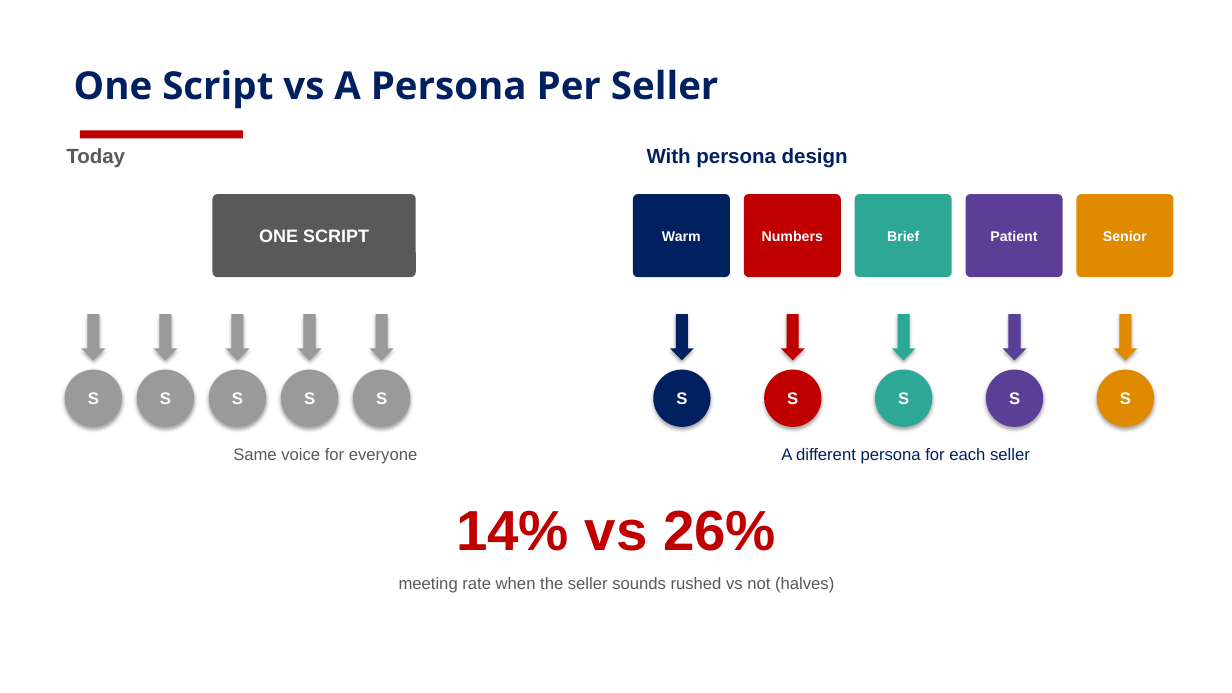
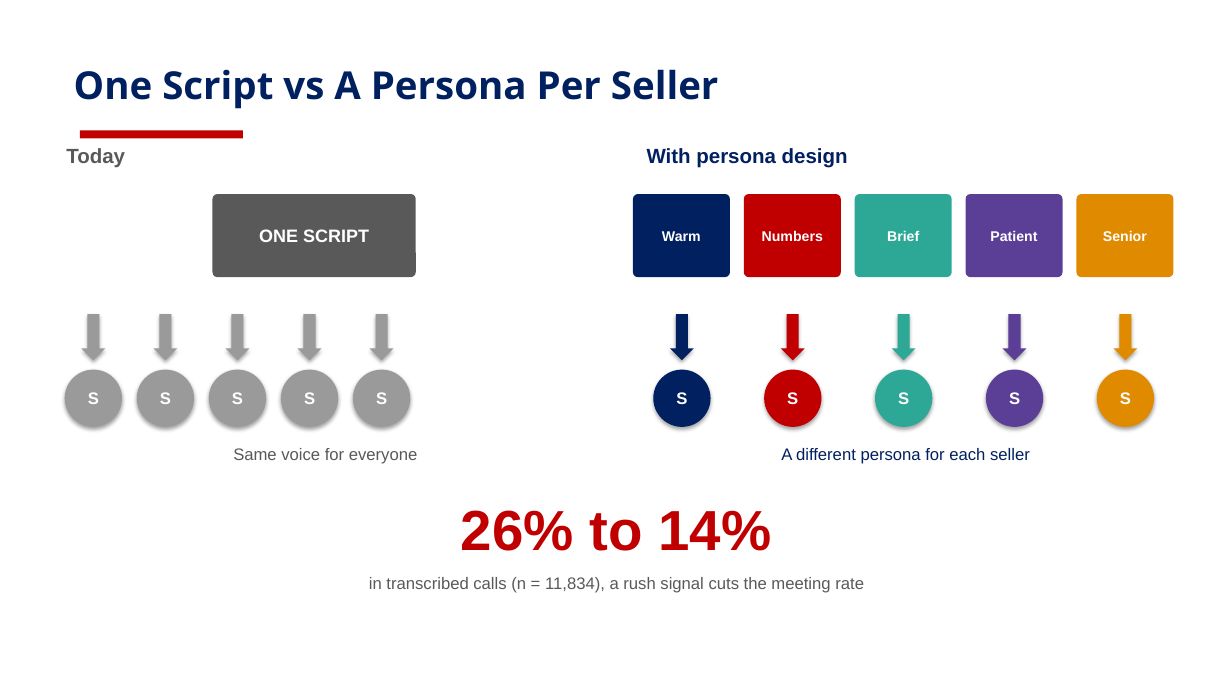
Before and after one commit to risu1139/vani-hackathon, a slide deck: slide 3 of outputs/plans/VANI_Persona_Design_Deck_v2_visual.pptx. Drawn at 1232x693 pixels with LibreOffice and Linux fonts; fonts in the diff are those of the drawing; background and template pictures are left out. Boxes give left, top, right and bottom in pixels: in the first picture for what was removed or moved away, otherwise in the second. Text is boxed around its words. In the diff, an @@ line names an element or a change of style, - is before the commit and + after.

```diff
--- a/outputs/plans/VANI_Persona_Design_Deck_v2_visual.pptx
+++ b/outputs/plans/VANI_Persona_Design_Deck_v2_visual.pptx
@@ text at bbox=[461, 510, 771, 551]: text changed @@
-14% vs 26%
+26% to 14%
@@ text at bbox=[369, 577, 864, 593]: text changed @@
-meeting rate when the seller sounds rushed vs not (halves)
+in transcribed calls (n = 11,834), a rush signal cuts the meeting rate
```
Also in this commit, not shown: 3 other slides changed, 1 other file.
